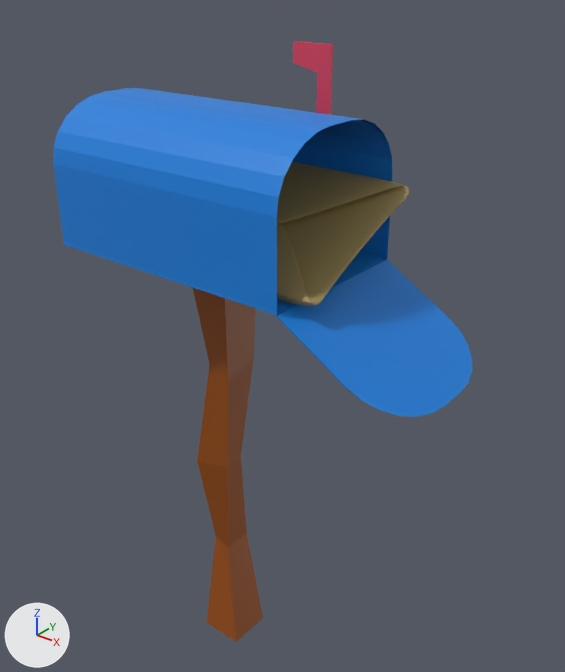
The FBX model public/3dmodels/MailBox/mailbox.fbx: old version first, new version second.
Rendered twice from a 50 mm camera at (1.157, -1.108, 1.182) aimed at (0.194, 0.096, 0.436). Lighting does not change. The marker at lower left points along +X, +Y and +Z. Where no turn or scale is listed for an object, it has been applied to the vertices.

Before the edit, the objects in view are built like this:
```python
ob_cube = bpy.data.objects.new('Cube', me_cube)
ob_cube.location = (0.059, 0.056, 0.077)
ob_cube_001 = bpy.data.objects.new('Cube.001', me_cube_001)
ob_cube_001.location = (0.059, 0.056, 0.765)
ob_cube_002 = bpy.data.objects.new('Cube.002', me_cube_002)
ob_cube_002.location = (0.056, 0.056, 0.765)
ob_cube_003 = bpy.data.objects.new('Cube.003', me_cube_003)
ob_cube_003.location = (0.059, 0.056, 0.765)
ob_cube_004 = bpy.data.objects.new('Cube.004', me_cube_004)
ob_cube_004.location = (0.047, 0.056, 0.768)
ob_cylinder_001 = bpy.data.objects.new('Cylinder.001', me_cylinder_001)
ob_cylinder_001.location = (0.183, 0.246, 0.709)
ob_plane_001 = bpy.data.objects.new('Plane.001', me_plane_001)
ob_plane_001.location = (0.146, 0.073, 0.7)
```
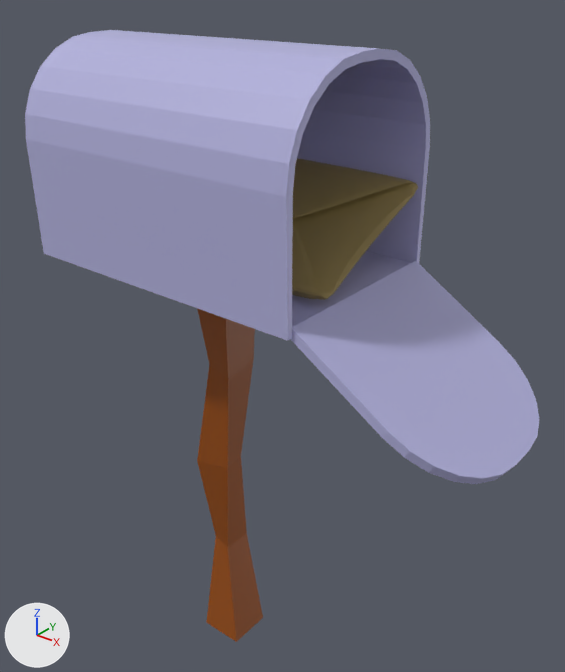
Changed parts and their boxes (x1, y1, x2, y2) in the pictures (565 x 672 px):
'Cube.005', added (blue)
    after: (25, 30, 430, 341)
'Cube.001', deleted (blue)
    before: (54, 88, 392, 315)
'Cube.006', added (blue)
    after: (291, 261, 540, 484)
'Cube.002', deleted (blue)
    before: (278, 260, 472, 417)
'Plane.001', moved
    before: (277, 162, 409, 306)
    after: (292, 158, 418, 300)
'Cube.003', deleted (blue)
    before: (277, 120, 390, 312)
'Cylinder.001', deleted
    before: (293, 41, 333, 115)
'Cube.004', deleted
    before: (275, 258, 385, 399)

The change in detail:
Material 'Material.001' (mat_material_001) changes colour from blue #0e7fdc to blue #b2b1dc; in linear values from (0.00441, 0.212, 0.717) to (0.445, 0.439, 0.717).
Mesh me_cube_006 is new.
It has 32 vertices, 18 faces and spans x -0.269..0.096, y -0.21..0.21, z -0.077..0.163.
It uses material mat_material_001 (blue #b2b1dc).
Mesh me_cube_005 is new.
It has 64 vertices, 50 faces and spans x -0.352..0.333, y -0.227..0.227, z -0.222..0.227.
It uses material mat_material_001 (blue #b2b1dc).
Object 'Cube.004' (ob_cube_004) is deleted.
Object 'Cube.001' (ob_cube_001) is deleted.
Object 'Plane.001' (ob_plane_001) moves from (0.146, 0.073, 0.7) to (0.146, 0.107, 0.7).
Object 'Cube.002' (ob_cube_002) is deleted.
Object 'Cube.003' (ob_cube_003) is deleted.
Object 'Cylinder.001' (ob_cylinder_001) is deleted.
Object 'Cube.006' (ob_cube_006) is new; it shows me_cube_006.
Its location is (0.673, 0.053, 0.45).
Object 'Cube.005' (ob_cube_005) is new; it shows me_cube_005.
Its location is (0.083, 0.053, 0.816).
